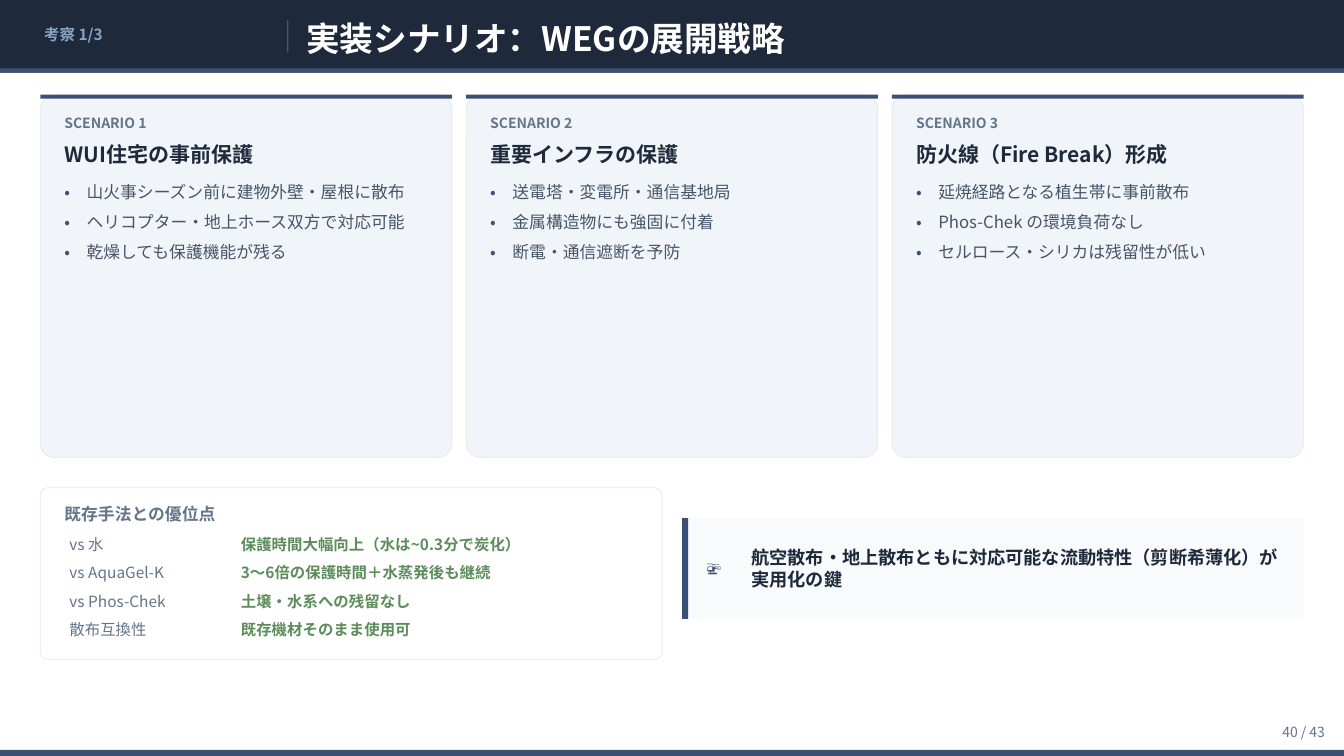
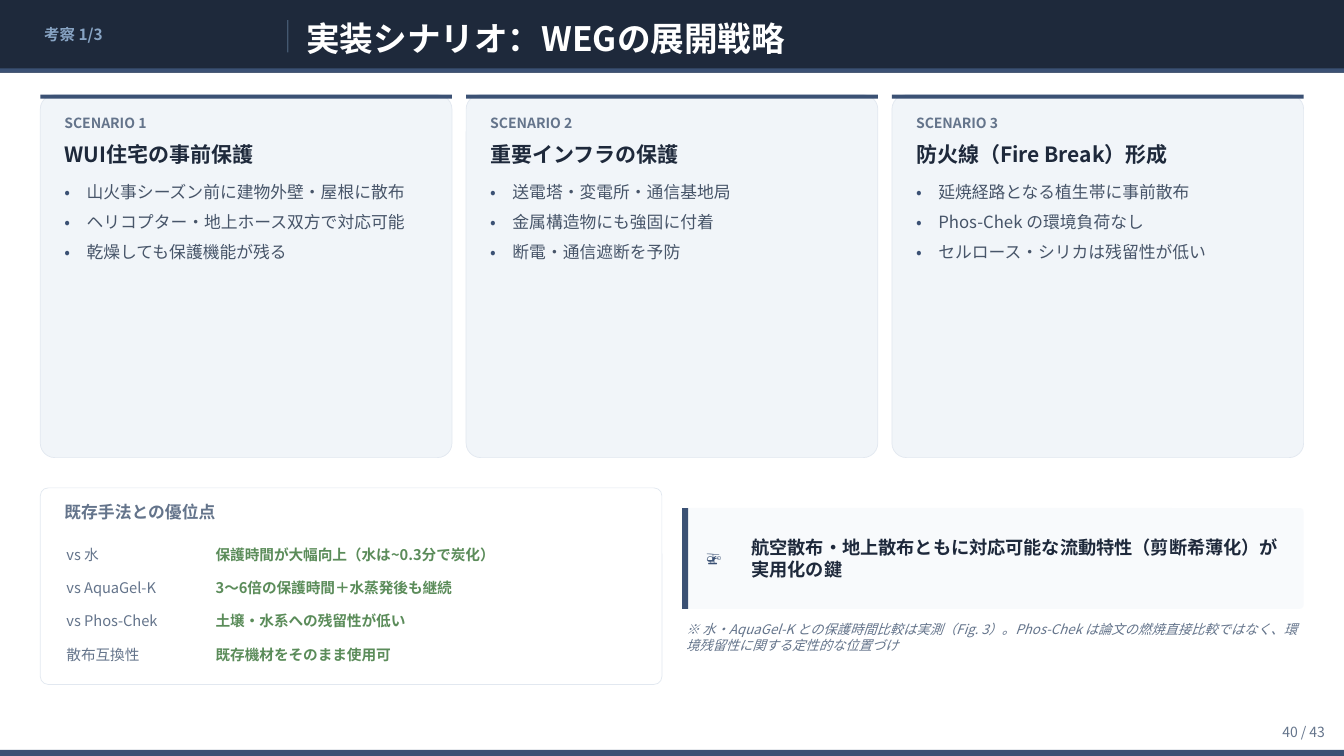
Before and after one commit to ytaisei0525-design/my-first-claude, a slide deck: slide 40 of slides.pptx. Drawn at 1344x756 pixels with LibreOffice and Linux fonts; fonts in the diff are those of the drawing. Boxes give left, top, right and bottom in pixels: in the first picture for what was removed or moved away, otherwise in the second. Text is boxed around its words. In the diff, an @@ line names an element or a change of style, - is before the commit and + after.

```diff
--- a/slides.pptx
+++ b/slides.pptx
@@ rounded rectangle resized from (x1=40, y1=488, x2=662, y2=659) to (x1=40, y1=488, x2=662, y2=685) @@
@@ 2 texts, 1 rounded rectangle, 1 rectangle moved together from (x1=683, y1=518, x2=1305, y2=619) to (x1=683, y1=508, x2=1305, y2=609) @@
@@ text at (x1=216, y1=547, x2=495, y2=562): text changed; size 11 to 10.5 pt @@
-保護時間大幅向上（水は~0.3分で炭化）
+保護時間が大幅向上（水は~0.3分で炭化）
@@ text "vs AquaGel-K" moved from (x1=69, y1=566, x2=164, y2=582) to (x1=66, y1=581, x2=156, y2=597) @@
@@ text "3〜6倍の保護時間＋水蒸発後も継続" moved from (x1=241, y1=565, x2=491, y2=580) to (x1=216, y1=580, x2=452, y2=595) @@
@@ text "vs Phos-Chek" moved from (x1=69, y1=595, x2=165, y2=607) to (x1=66, y1=614, x2=157, y2=626) @@
@@ vertical alignment top to middle in 3 elements at (x1=216, y1=547, x2=495, y2=562), (x1=216, y1=647, x2=391, y2=662), (x1=216, y1=613, x2=406, y2=628) @@
@@ text at (x1=216, y1=613, x2=406, y2=628): text changed; size 11 to 10.5 pt @@
-土壌・水系への残留なし
+土壌・水系への残留性が低い
@@ text added at (x1=686, y1=623, x2=1297, y2=651), 9.5 pt, text #64748B, italic @@
+※ 水・AquaGel-K との保護時間比較は実測（Fig. 3）。Phos-Chek は論文の燃焼直接比較ではなく、環境残留性に関する定性的な位置づけ
@@ size 11 to 10.5 pt; vertical alignment top to middle in 5 elements at (x1=216, y1=580, x2=452, y2=595), (x1=66, y1=547, x2=99, y2=561), (x1=66, y1=581, x2=156, y2=597), (x1=66, y1=614, x2=157, y2=626), (x1=66, y1=647, x2=139, y2=661) @@
@@ text "散布互換性" moved from (x1=69, y1=622, x2=146, y2=636) to (x1=66, y1=647, x2=139, y2=661) @@
@@ text at (x1=216, y1=647, x2=391, y2=662): text changed; size 11 to 10.5 pt @@
-既存機材そのまま使用可
+既存機材をそのまま使用可
```
Also in this commit, not shown: 1 other slide changed, 3 other files.
